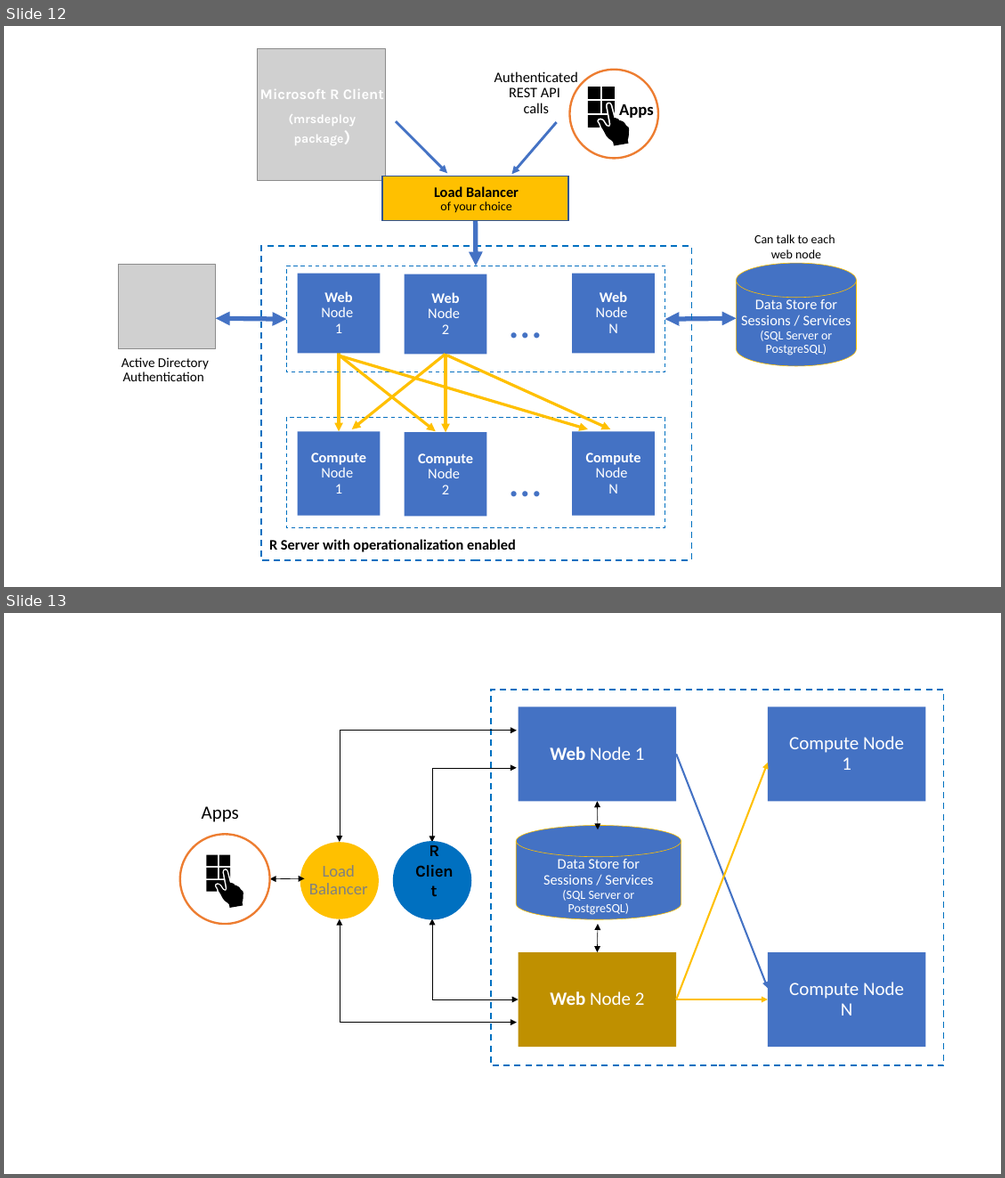
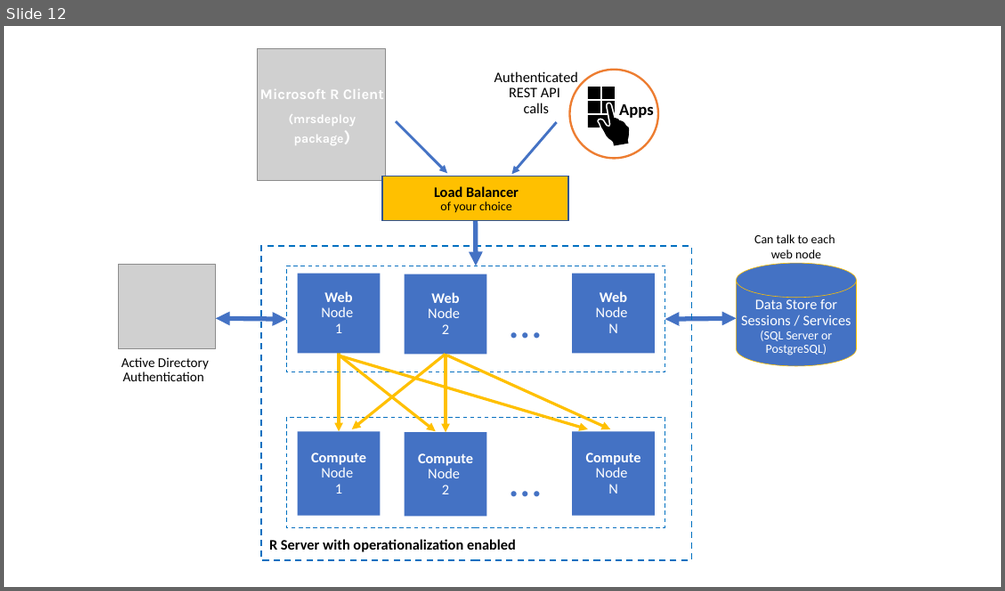
Before and after one commit to MicrosoftDocs/machine-learning-server-docs, a slide deck: microsoft-r/media/o16n/about-o16n.pptx. Shown one above the other, each under a label of ours: slides 12 and 13 before the commit, slide 12 after it. The pictures are 1005x1178 and 1005x591 pixels, drawn with LibreOffice and Linux fonts; fonts in the diff are those of the drawing; grey boxes stand for pictures. Boxes give left, top, right and bottom in pixels: in the first picture for what was removed or moved away, otherwise in the second. Text is boxed around its words. In the diff, an @@ line names an element or a change of style, - is before the commit and + after.

```diff
--- a/microsoft-r/media/o16n/about-o16n.pptx
+++ b/microsoft-r/media/o16n/about-o16n.pptx
@@ slide 13 removed at (x1=4, y1=613, x2=1001, y2=1174), background #FFFFFF @@
@@ group removed at (x1=180, y1=690, x2=943, y2=1065): 5 rectangles, 4 elbow double arrows, 3 ellipses, 3 double arrows, 3 arrows, 2 texts, 1 cylinder, 1 freeform shape @@
-Web Node 1
-Web Node 2
-Compute Node 1
-Compute Node N
-Data Store for Sessions / Services
-(SQL Server or PostgreSQL)
-Load Balancer
-Apps
-R Client
```
Also in this commit, not shown: 1 slide changed, 1 slide added, 3 other files.
